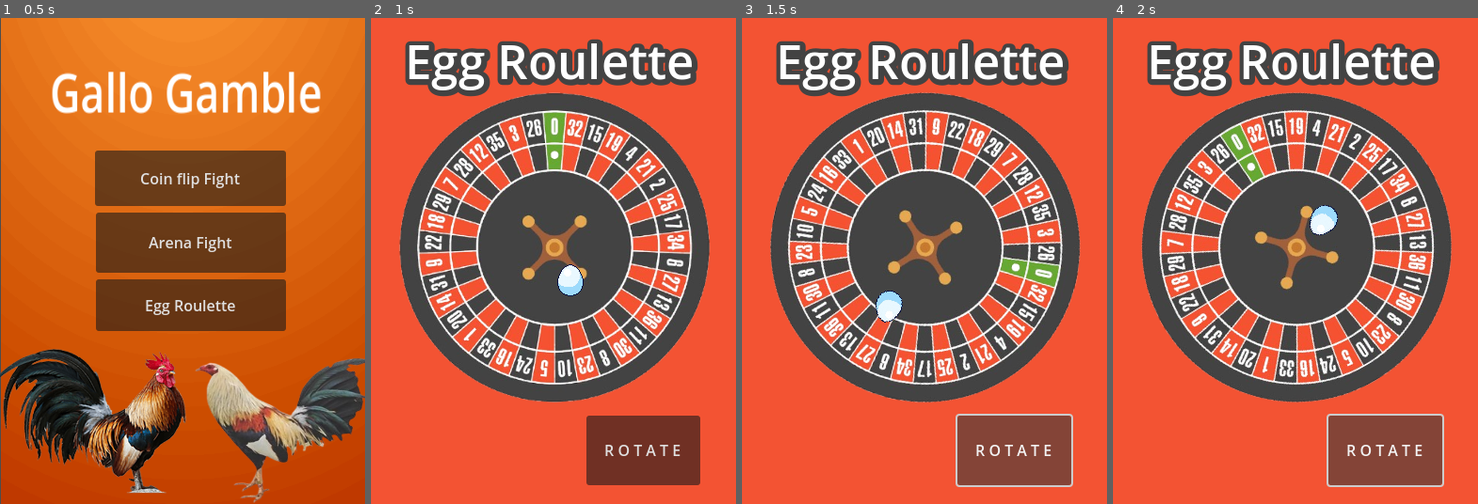
Above: before the commit, frames 1-4 (left to right).
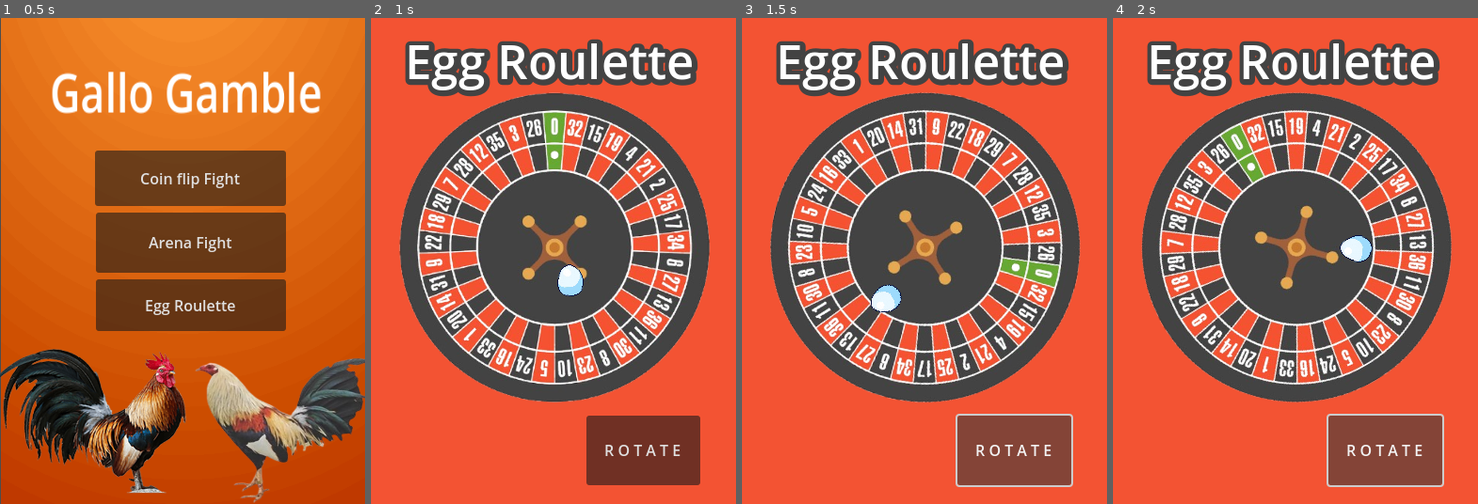
Above: after the commit, the same moments.

Repository: jose-valentin/GalloGamble
Game: Godot game, scene res://scene/MainScene.tscn
Same seed, same stepped clock (60 frames per second), same inputs: the game is played once before the commit and once after it.
Inputs:
- Up to frame 1 (0.5 s): no input
- Up to frame 2 (1 s): click "Egg Roulette" at 0.5 s
- Up to frame 3 (1.5 s): click "R O T A T E" at 1.25 s
- Up to frame 4 (2 s): no input

Frame 1 is identical in both runs. In frame 2, less than 0.1% of the frame differs, in the area x 51-59%, y 50-58%; in frame 3, 0.4%; in frame 4, 0.7%, in the area x 53-72%, y 38-51%.

Commit message:
Roulette detectors
Roulette detectors finished and correct detection logic

Diff:
--- a/scene/egg.tscn
+++ b/scene/egg.tscn
@@ -3,6 +3,7 @@
 [ext_resource type="Texture2D" uid="uid://ki5xd44lp7xk" path="res://artwork/image-removebg-preview.png" id="1_mnkgp"]
 
 [sub_resource type="CircleShape2D" id="CircleShape2D_mnkgp"]
+radius = 15.6293
 
 [node name="Egg" type="RigidBody2D"]
 
@@ -12,6 +13,7 @@
 
 [node name="CollisionShape2D" type="CollisionShape2D" parent="."]
 modulate = Color(1, 0, 1, 1)
-position = Vector2(0, 3)
+position = Vector2(2.98023e-08, 2)
+rotation = 0.109796
 scale = Vector2(0.735, 0.697)
 shape = SubResource("CircleShape2D_mnkgp")
--- a/scene/eggRoulette.tscn
+++ b/scene/eggRoulette.tscn
@@ -34,11 +34,11 @@
 anchor_top = -258.44
 anchor_right = -238.814
 anchor_bottom = -258.44
-offset_left = 15.855
-offset_top = 3.74057
-offset_right = 525.814
-offset_bottom = 517.44
-scale = Vector2(1.36, 1.9414)
+offset_left = 237.814
+offset_top = 256.44
+offset_right = 747.773
+offset_bottom = 770.139
+scale = Vector2(0.770568, 1.02311)
 metadata/_edit_use_anchors_ = true
 
 [node name="whiteBackgroundwheel" type="Sprite2D" parent="."]
@@ -61,7 +61,7 @@
 shape = SubResource("RectangleShape2D_oo5n5")
 
 [node name="numbdetector1" type="Area2D" parent="RouletteWheel"]
-position = Vector2(-73.2919, 77.0187)
+position = Vector2(-72.0497, 73.2919)
 rotation = 0.781543
 
 [node name="CollisionShape2D" type="CollisionShape2D" parent="RouletteWheel/numbdetector1"]
@@ -75,7 +75,7 @@
 shape = SubResource("RectangleShape2D_oo5n5")
 
 [node name="numbdetector3" type="Area2D" parent="RouletteWheel"]
-position = Vector2(-34.7826, -99.3789)
+position = Vector2(-33.5404, -98.1366)
 rotation = -0.355
 
 [node name="CollisionShape2D" type="CollisionShape2D" parent="RouletteWheel/numbdetector3"]
@@ -96,7 +96,7 @@
 shape = SubResource("RectangleShape2D_oo5n5")
 
 [node name="numbdetector6" type="Area2D" parent="RouletteWheel"]
-position = Vector2(98.1366, 13.6646)
+position = Vector2(101.863, 13.6646)
 rotation = 0.153012
 
 [node name="CollisionShape2D" type="CollisionShape2D" parent="RouletteWheel/numbdetector6"]
@@ -137,7 +137,8 @@
 shape = SubResource("RectangleShape2D_oo5n5")
 
 [node name="numbdetector12" type="Area2D" parent="RouletteWheel"]
-position = Vector2(1.24223, -104.348)
+position = Vector2(-64.5963, -78.2609)
+rotation = -0.75431
 
 [node name="CollisionShape2D" type="CollisionShape2D" parent="RouletteWheel/numbdetector12"]
 shape = SubResource("RectangleShape2D_oo5n5")
@@ -151,7 +152,7 @@
 shape = SubResource("RectangleShape2D_oo5n5")
 
 [node name="numbdetector14" type="Area2D" parent="RouletteWheel"]
-position = Vector2(-88.1988, 43.4781)
+position = Vector2(-91.9255, 43.4783)
 rotation = -0.565037
 scale = Vector2(0.944047, 0.84127)
 
@@ -197,7 +198,7 @@
 shape = SubResource("RectangleShape2D_oo5n5")
 
 [node name="numbdetector20" type="Area2D" parent="RouletteWheel"]
-position = Vector2(-81.9876, 60.8696)
+position = Vector2(-80.7453, 57.1429)
 rotation = -0.714922
 scale = Vector2(0.716734, 0.814454)
 
@@ -242,73 +243,83 @@
 shape = SubResource("RectangleShape2D_oo5n5")
 
 [node name="numbdetector26" type="Area2D" parent="RouletteWheel"]
-position = Vector2(1.24223, -104.348)
+position = Vector2(-18.6335, -103.106)
+rotation = -0.23799
 
 [node name="CollisionShape2D" type="CollisionShape2D" parent="RouletteWheel/numbdetector26"]
 shape = SubResource("RectangleShape2D_oo5n5")
 
 [node name="numbdetector27" type="Area2D" parent="RouletteWheel"]
-position = Vector2(1.24223, -104.348)
+position = Vector2(95.6522, 32.2981)
+rotation = 0.2934
 
 [node name="CollisionShape2D" type="CollisionShape2D" parent="RouletteWheel/numbdetector27"]
 shape = SubResource("RectangleShape2D_oo5n5")
 
 [node name="numbdetector28" type="Area2D" parent="RouletteWheel"]
-position = Vector2(1.24223, -104.348)
+position = Vector2(-78.2609, -67.0807)
+rotation = -0.847651
 
 [node name="CollisionShape2D" type="CollisionShape2D" parent="RouletteWheel/numbdetector28"]
 shape = SubResource("RectangleShape2D_oo5n5")
 
 [node name="numbdetector29" type="Area2D" parent="RouletteWheel"]
-position = Vector2(1.24223, -104.348)
+position = Vector2(-96.8944, -37.2671)
+rotation = 0.397587
 
 [node name="CollisionShape2D" type="CollisionShape2D" parent="RouletteWheel/numbdetector29"]
 shape = SubResource("RectangleShape2D_oo5n5")
 
 [node name="numbdetector30" type="Area2D" parent="RouletteWheel"]
-position = Vector2(1.24223, -104.348)
+position = Vector2(58.3851, 84.472)
+rotation = -0.621854
 
 [node name="CollisionShape2D" type="CollisionShape2D" parent="RouletteWheel/numbdetector30"]
 shape = SubResource("RectangleShape2D_oo5n5")
 
 [node name="numbdetector31" type="Area2D" parent="RouletteWheel"]
-position = Vector2(1.24223, -104.348)
+position = Vector2(-99.3789, 31.0559)
+rotation = -0.517118
 
 [node name="CollisionShape2D" type="CollisionShape2D" parent="RouletteWheel/numbdetector31"]
 shape = SubResource("RectangleShape2D_oo5n5")
 
 [node name="numbdetector32" type="Area2D" parent="RouletteWheel"]
-position = Vector2(1.24223, -104.348)
+position = Vector2(19.8758, -103.106)
+rotation = 0.150039
 
 [node name="CollisionShape2D" type="CollisionShape2D" parent="RouletteWheel/numbdetector32"]
 shape = SubResource("RectangleShape2D_oo5n5")
 
 [node name="numbdetector33" type="Area2D" parent="RouletteWheel"]
-position = Vector2(1.24223, -104.348)
+position = Vector2(-57.1429, 83.2298)
+rotation = -0.972856
 
 [node name="CollisionShape2D" type="CollisionShape2D" parent="RouletteWheel/numbdetector33"]
 shape = SubResource("RectangleShape2D_oo5n5")
 
 [node name="numbdetector34" type="Area2D" parent="RouletteWheel"]
-position = Vector2(1.24223, -104.348)
+position = Vector2(104.348, -3.72672)
 
 [node name="CollisionShape2D" type="CollisionShape2D" parent="RouletteWheel/numbdetector34"]
 shape = SubResource("RectangleShape2D_oo5n5")
 
 [node name="numbdetector35" type="Area2D" parent="RouletteWheel"]
-position = Vector2(1.24223, -104.348)
+position = Vector2(-49.6894, -89.441)
+rotation = -0.532888
 
 [node name="CollisionShape2D" type="CollisionShape2D" parent="RouletteWheel/numbdetector35"]
 shape = SubResource("RectangleShape2D_oo5n5")
 
 [node name="numbdetector36" type="Area2D" parent="RouletteWheel"]
-position = Vector2(1.24223, -104.348)
+position = Vector2(80.7453, 62.1118)
+rotation = 0.811376
 
 [node name="CollisionShape2D" type="CollisionShape2D" parent="RouletteWheel/numbdetector36"]
 shape = SubResource("RectangleShape2D_oo5n5")
 
 [node name="numbdetector37" type="Area2D" parent="RouletteWheel"]
-position = Vector2(1.24223, -104.348)
+position = Vector2(-5.96046e-06, -104.348)
 
 [node name="CollisionShape2D" type="CollisionShape2D" parent="RouletteWheel/numbdetector37"]
 shape = SubResource("RectangleShape2D_oo5n5")
@@ -338,6 +349,7 @@
 
 [node name="Egg" parent="." instance=ExtResource("4_lxc7o")]
 position = Vector2(212, 239)
+rotation = -0.0197505
 physics_material_override = SubResource("PhysicsMaterial_ixt7x")
 script = ExtResource("5_lxc7o")
 
--- a/scripts/roulette.gd
+++ b/scripts/roulette.gd
@@ -1,4 +1,5 @@
 extends Sprite2D
+var overlapping_sensors := []
 
 @onready var egg = get_node("../Egg")
 @onready var wall = get_node("Wall")  # Change this to the actual path to the wall node
@@ -49,11 +50,36 @@
 	#if wall:  start diggin in yo butt twin
 
 func _ready():
-	for i in range(37): #get the current nymber the egg is in twin
+	for i in range(37):
 		var detector_name = "numbdetector" + str(i)
 		if has_node(detector_name):
 			var detector = get_node(detector_name)
 			detector.body_entered.connect(_on_detector_body_entered.bind(i))
+			detector.body_exited.connect(_on_detector_body_exited.bind(i))
 func _on_detector_body_entered(body: Node, index: int):
 	if body.name == "Egg":
-		print("🎯 Egg landed on number:", index)
+		if index not in overlapping_sensors:
+			overlapping_sensors.append(index)
+		_check_current_sensor()
+func _on_detector_body_exited(body: Node, index: int):
+	if body.name == "Egg":
+		if index in overlapping_sensors:
+			overlapping_sensors.erase(index)
+		_check_current_sensor()
+func _check_current_sensor():
+	if overlapping_sensors.size() == 0:
+		return
+
+	var egg_position = egg.global_position
+	var closest_index = -1
+	var closest_distance = INF
+
+	for index in overlapping_sensors:
+		var detector = get_node("numbdetector" + str(index))
+		var distance = egg_position.distance_to(detector.global_position)
+		if distance < closest_distance:
+			closest_distance = distance
+			closest_index = index
+
+	if closest_index != -1:
+		print("Egg is currently in sensor:", closest_index)
